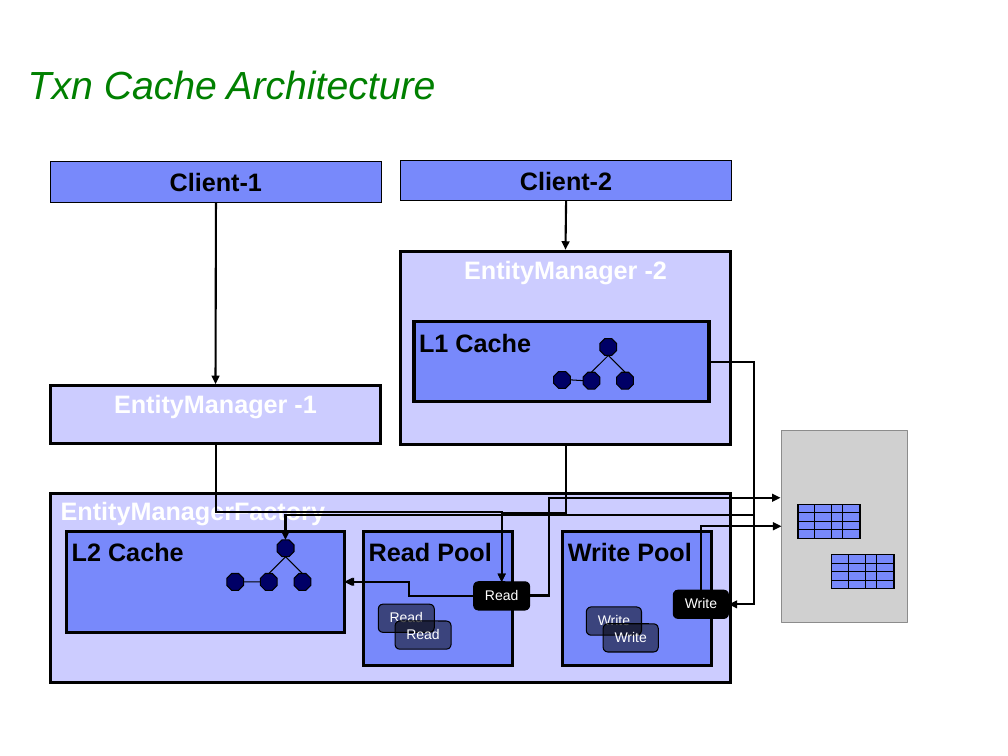
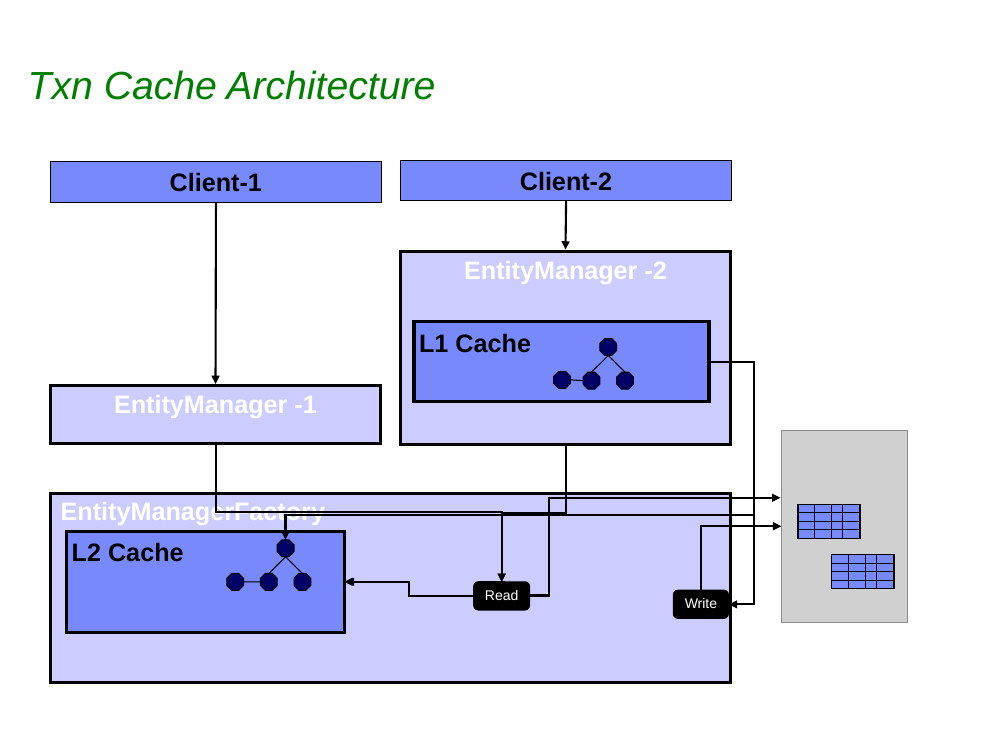
Before and after one commit to sabineheider/incubator, a slide deck: slide 5 of summit-2010/EclipseLink_Intro_Cache.ppt. Drawn at 1008x756 pixels with LibreOffice and Linux fonts; fonts in the diff are those of the drawing; grey boxes stand for pictures; background and template pictures are left out. Boxes give left, top, right and bottom in pixels: in the first picture for what was removed or moved away, otherwise in the second. Text is boxed around its words. In the diff, an @@ line names an element or a change of style, - is before the commit and + after.

```diff
--- a/summit-2010/EclipseLink_Intro_Cache.ppt
+++ b/summit-2010/EclipseLink_Intro_Cache.ppt
@@ rectangle removed at <box>364,531,513,665</box> @@
-Read Pool
@@ rectangle removed at <box>562,531,712,665</box> @@
-Write Pool
@@ rounded rectangle removed at <box>378,604,434,632</box> @@
-Read
@@ rounded rectangle removed at <box>395,621,452,649</box> @@
-Read
@@ rounded rectangle removed at <box>587,607,642,635</box> @@
-Write
@@ rounded rectangle removed at <box>603,624,658,652</box> @@
-Write
```
Also in this commit, not shown: 7 other slides changed, 1 slide added, 1 other file.
